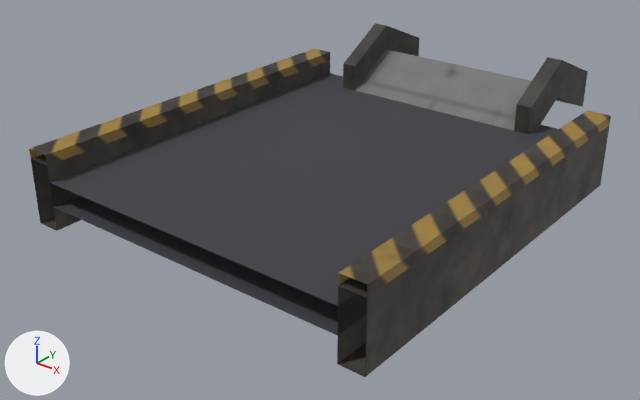
Two versions of the glTF model arte/modelos/logistica/esteira/esteira_juncao/esteira_juncao.glb, one commit apart.
Camera for both pictures: a 50 mm lens placed at (1.173, -1.515, 0.977), pointed at (-0.047, 0.01, 0.032). The axes (+X, +Y, +Z) are drawn at lower left. The lights are the same throughout. The older version comes first. Vertices at exactly the same position are counted once.

Names of what the first picture shows: 'esteira_juncao'.
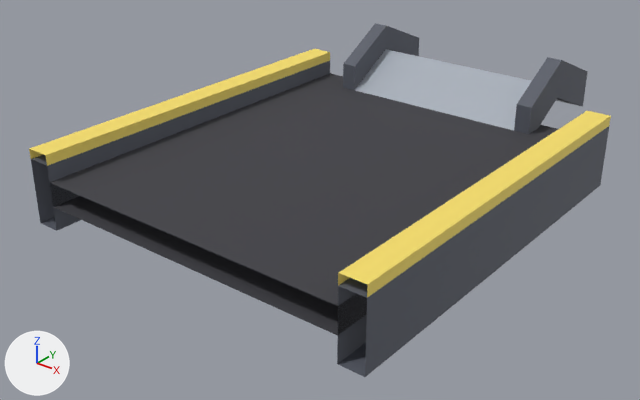
Pixel boxes (x1, y1, x2, y2) of what changed, in the pictures (640 x 400 px):
'esteira_juncao', recoloured, surface changed (lighter)
    both: (29, 23, 611, 377)
part 1 of me_esteira_juncao_corpo, recoloured
    both: (43, 23, 419, 222)
part 2 of me_esteira_juncao_corpo, recoloured
    both: (339, 57, 609, 375)
part 3 of me_esteira_juncao_corpo, recoloured
    both: (31, 149, 134, 231)
part 4 of me_esteira_juncao_corpo, recoloured
    both: (337, 126, 609, 377)
part 5 of me_esteira_juncao_corpo, recoloured (grey to light grey)
    both: (355, 49, 566, 130)
part 6 of me_esteira_juncao_corpo, recoloured
    both: (29, 49, 611, 298)
part 7 of me_esteira_juncao_corpo, surface changed (lighter)
    both: (29, 23, 611, 377)

The change in detail:
Material 'P_Faixa' (mat_p_faixa) is new.
Its base color is (0.95, 0.75, 0.15) (yellow #f9e16c).
Its roughness is 0.7.
Material 'P_Escuro' (mat_p_escuro) is new.
Its base color is (0.1, 0.11, 0.14) (dark grey #595d69).
Its roughness is 0.7.
Material 'P_Metal' (mat_p_metal) is new.
Its base color is (0.42, 0.46, 0.52) (light grey #adb5bf).
Its metallic is 0.3.
me_esteira_juncao_corpo has 70 vertices, 108 faces and spans x -0.46..0.46, y -0.5..0.75, z 0.0..0.315.
me_esteira_juncao_corpo is used by ob_esteira_juncao; location (0.0, 0.0, 0.0).
me_esteira_juncao_corpo part 1: 24 of the faces centred in x -0.46..-0.25, y 0.167..0.75, z 0.04..0.29 switch from mat_esteira_juncao_tex (picture img_esteira_juncao_tex) to mat_p_escuro (dark grey #595d69).
me_esteira_juncao_corpo part 2: 24 of the faces centred in x 0.25..0.46, y 0.167..0.75, z 0.04..0.29 switch from mat_esteira_juncao_tex (picture img_esteira_juncao_tex) to mat_p_escuro (dark grey #595d69).
me_esteira_juncao_corpo part 3: 4 of the faces centred in x -0.46..-0.4, y -0.167, z 0.04..0.2 switch from mat_esteira_juncao_tex (picture img_esteira_juncao_tex) to mat_p_escuro (dark grey #595d69).
me_esteira_juncao_corpo part 4: 4 of the faces centred in x 0.4..0.46, y -0.167, z 0.04..0.2 switch from mat_esteira_juncao_tex (picture img_esteira_juncao_tex) to mat_p_escuro (dark grey #595d69).
me_esteira_juncao_corpo part 5: 20 of the faces centred in x -0.25..0.25, y 0.42..0.75, z 0.14..0.22 switch from mat_esteira_juncao_tex (picture img_esteira_juncao_tex) to mat_p_metal (light grey #adb5bf).
me_esteira_juncao_corpo part 6: all 12 faces centred in x -0.46..0.46, y -0.167..0.167, z 0.208..0.225 switch from mat_esteira_juncao_tex (picture img_esteira_juncao_tex) to mat_p_faixa (yellow #f9e16c).
me_esteira_juncao_corpo part 7: texture (UV) coordinates of 108 of 108 faces, centred in x -0.46..0.46, y -0.167..0.75, z 0.0..0.29, changed; they spanned u 0.0..1.0, v 0.0..1.0 and now span u 0.0..1.0, v 0.0..1.0.
